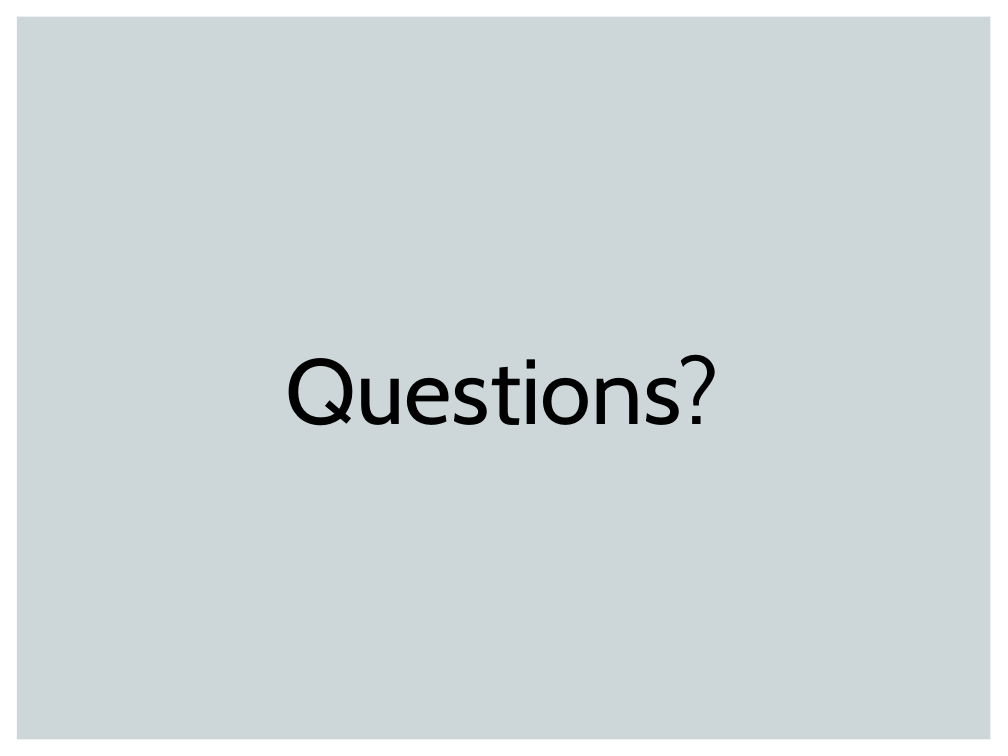
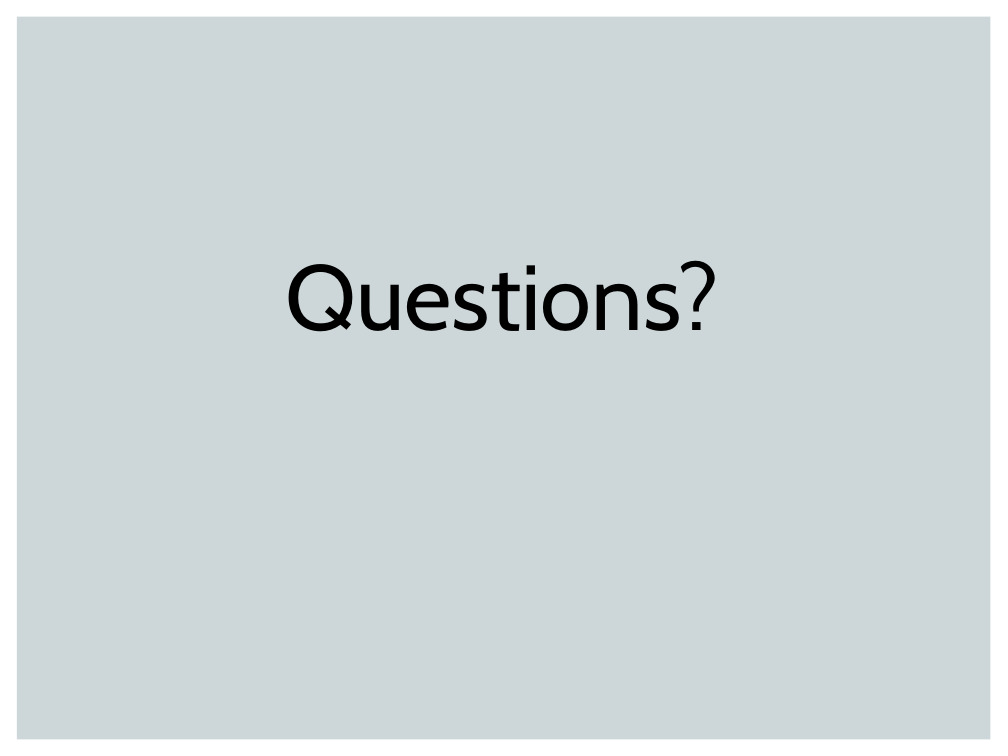
Before and after one commit to danhahn/app-talk, a slide deck: slide 20 of tech-talk.pptx. Drawn at 1008x756 pixels with LibreOffice and Linux fonts; fonts in the diff are those of the drawing. Boxes give left, top, right and bottom in pixels: in the first picture for what was removed or moved away, otherwise in the second. Text is boxed around its words. In the diff, an @@ line names an element or a change of style, - is before the commit and + after.

```diff
--- a/tech-talk.pptx
+++ b/tech-talk.pptx
@@ text "Questions?": place and size @@
-text "Questions?" at <box>286,354,720,426</box>
+text "Questions?" at <box>286,260,720,332</box>
```
Also in this commit, not shown: 14 other slides changed.
